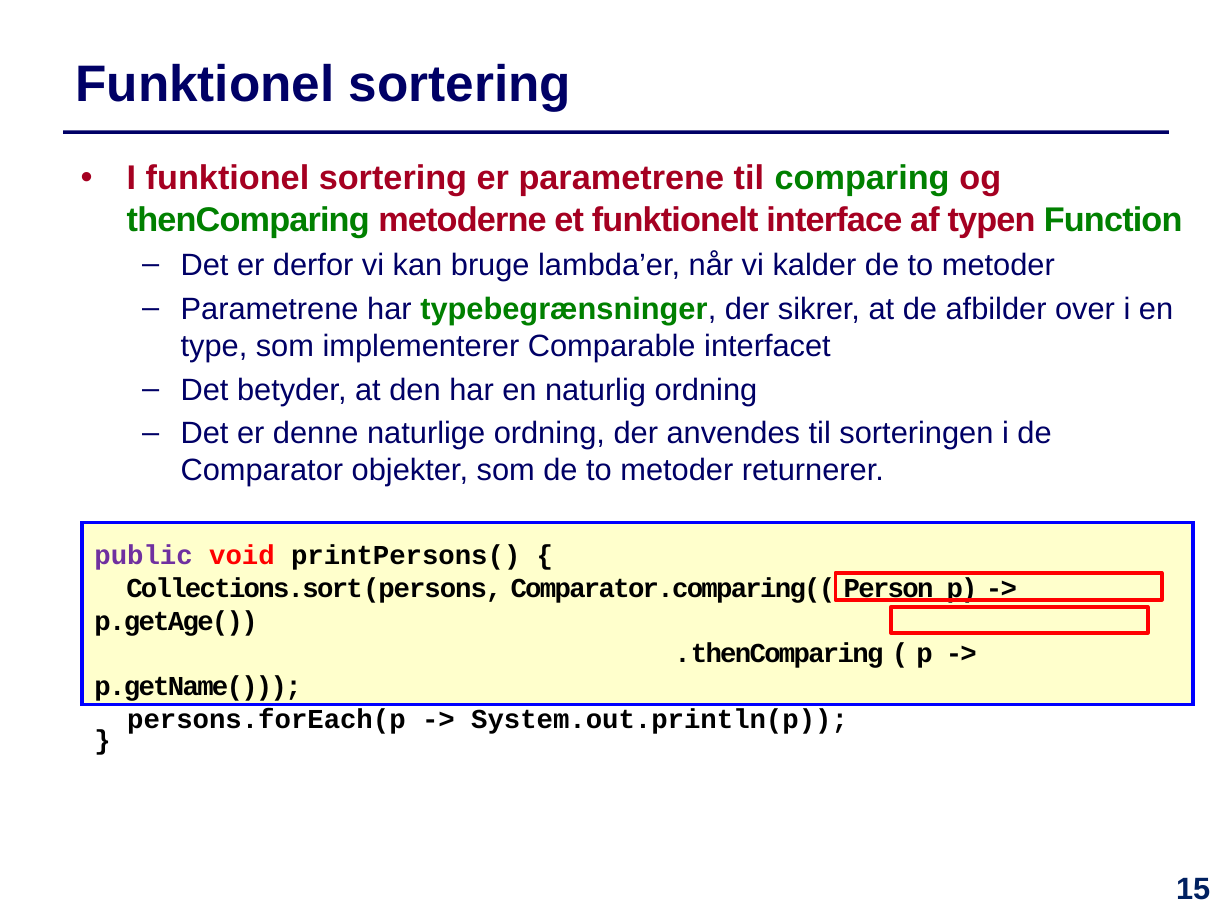
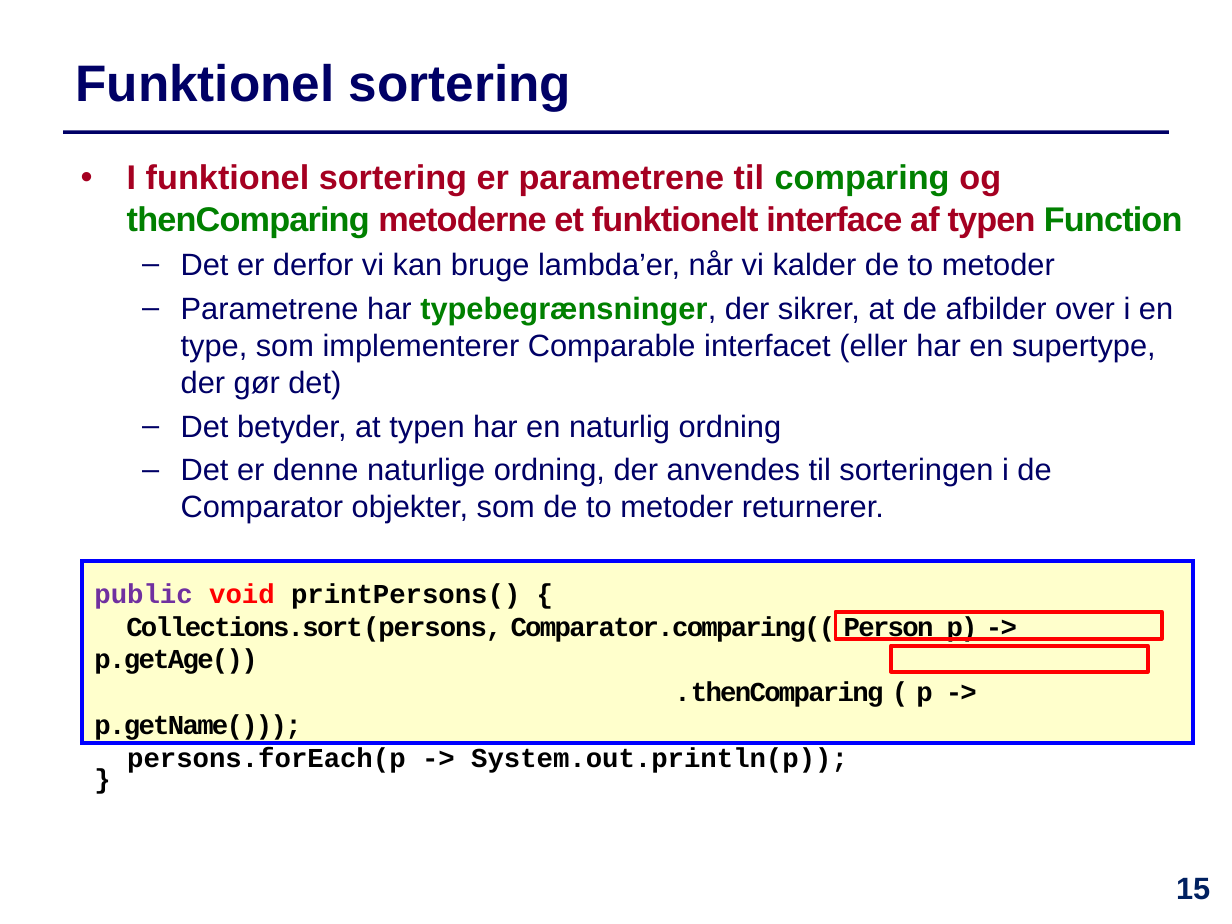
Before and after one commit to IntProgAU/Materiale, a slide deck: slide 15 of web/e21/uge_12/Slides-Uge12.pptx. Drawn at 1232x924 pixels with LibreOffice and Linux fonts; fonts in the diff are those of the drawing. Boxes give left, top, right and bottom in pixels: in the first picture for what was removed or moved away, otherwise in the second. Text is boxed around its words. In the diff, an @@ line names an element or a change of style, - is before the commit and + after.

```diff
--- a/web/e21/uge_12/Slides-Uge12.pptx
+++ b/web/e21/uge_12/Slides-Uge12.pptx
@@ text at box(181, 296, 1173, 442): text changed @@
-  – Parametrene har typebegrænsninger, der sikrer, at de afbilder over i en type, som implementerer Comparable interfacet
-  – Det betyder, at den har en naturlig ordning
+  – Parametrene har typebegrænsninger, der sikrer, at de afbilder over i en type, som implementerer Comparable interfacet (eller har en supertype, der gør det)
+  – Det betyder, at typen har en naturlig ordning
@@ 3 rectangles: place and size @@
-3 rectangles at box(83, 522, 1193, 705)
+3 rectangles at box(83, 562, 1193, 744)
```
Also in this commit, not shown: 13 other slides changed, 1 slide added, 1 other file.
